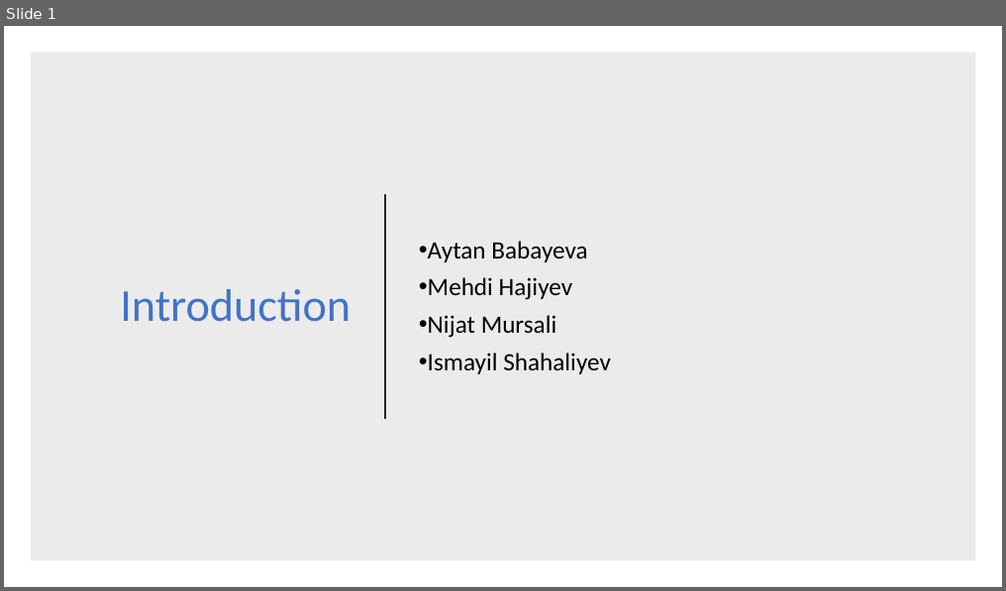
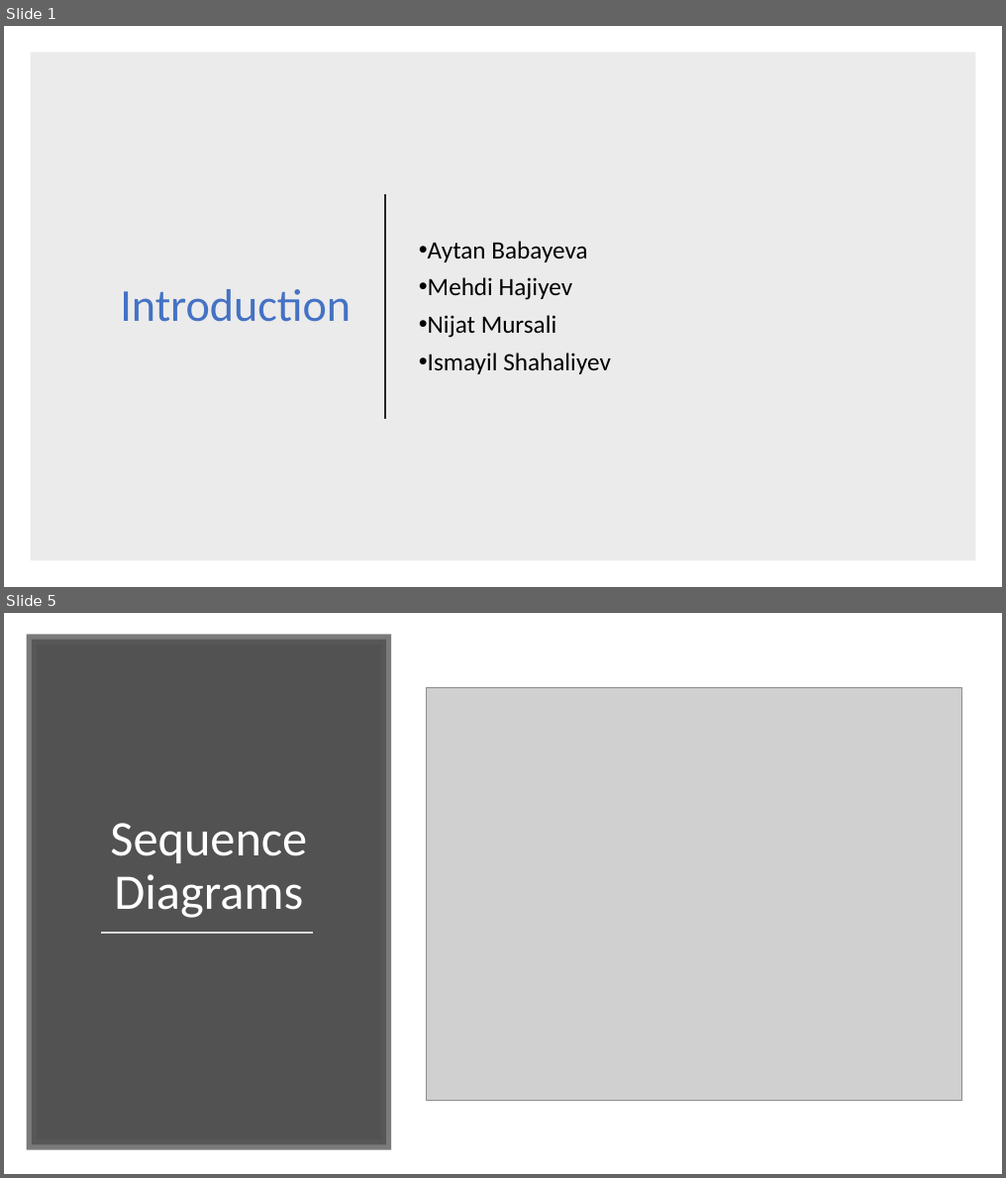
Before and after one commit to nijatmursali/ObjectOriented, a slide deck: Presentation.pptx. Shown one above the other, each under a label of ours: slide 1 before the commit, slides 1 and 5 after it; the slides between them are not shown. The pictures are 1006x591 and 1006x1178 pixels, drawn with LibreOffice and Linux fonts; fonts in the diff are those of the drawing; grey boxes stand for pictures. Boxes give left, top, right and bottom in pixels: in the first picture for what was removed or moved away, otherwise in the second. Text is boxed around its words. In the diff, an @@ line names an element or a change of style, - is before the commit and + after.

```diff
--- a/Presentation.pptx
+++ b/Presentation.pptx
@@ slide 5 added at (x1=4, y1=613, x2=1002, y2=1174), background #FFFFFF @@
@@ rectangle added at (x1=32, y1=639, x2=386, y2=1146), fill #404040 at 90% opacity, outline #595959 10 pt @@
@@ picture added at (x1=426, y1=688, x2=963, y2=1101) @@
@@ title added at (x1=110, y1=823, x2=307, y2=918), 48 pt, text #FFFFFF @@
+Sequence Diagrams
@@ line added from (101, 934) to (313, 934), #D9D9D9 1.75 pt @@
```
Also in this commit, not shown: 10 other slides added, 3 slides removed.
